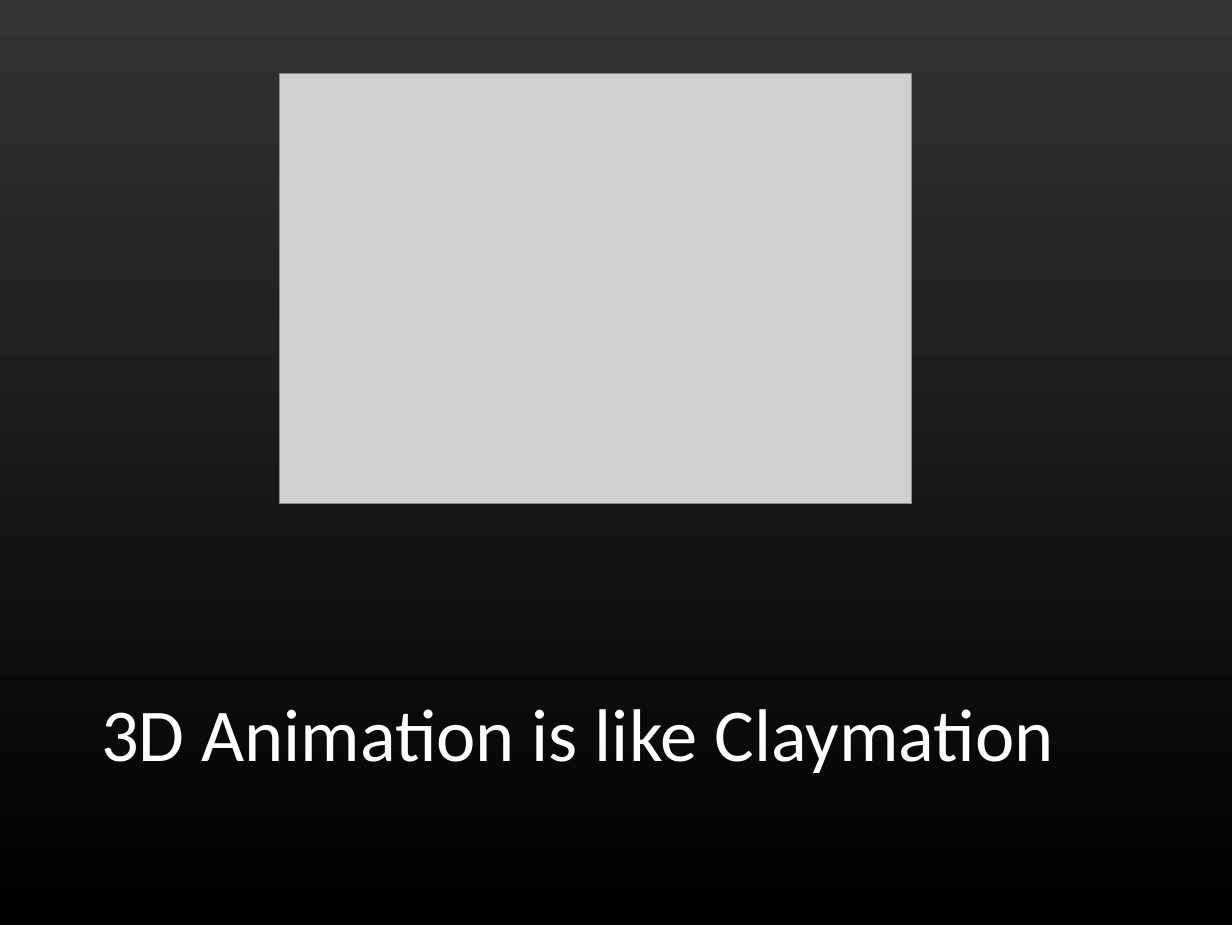
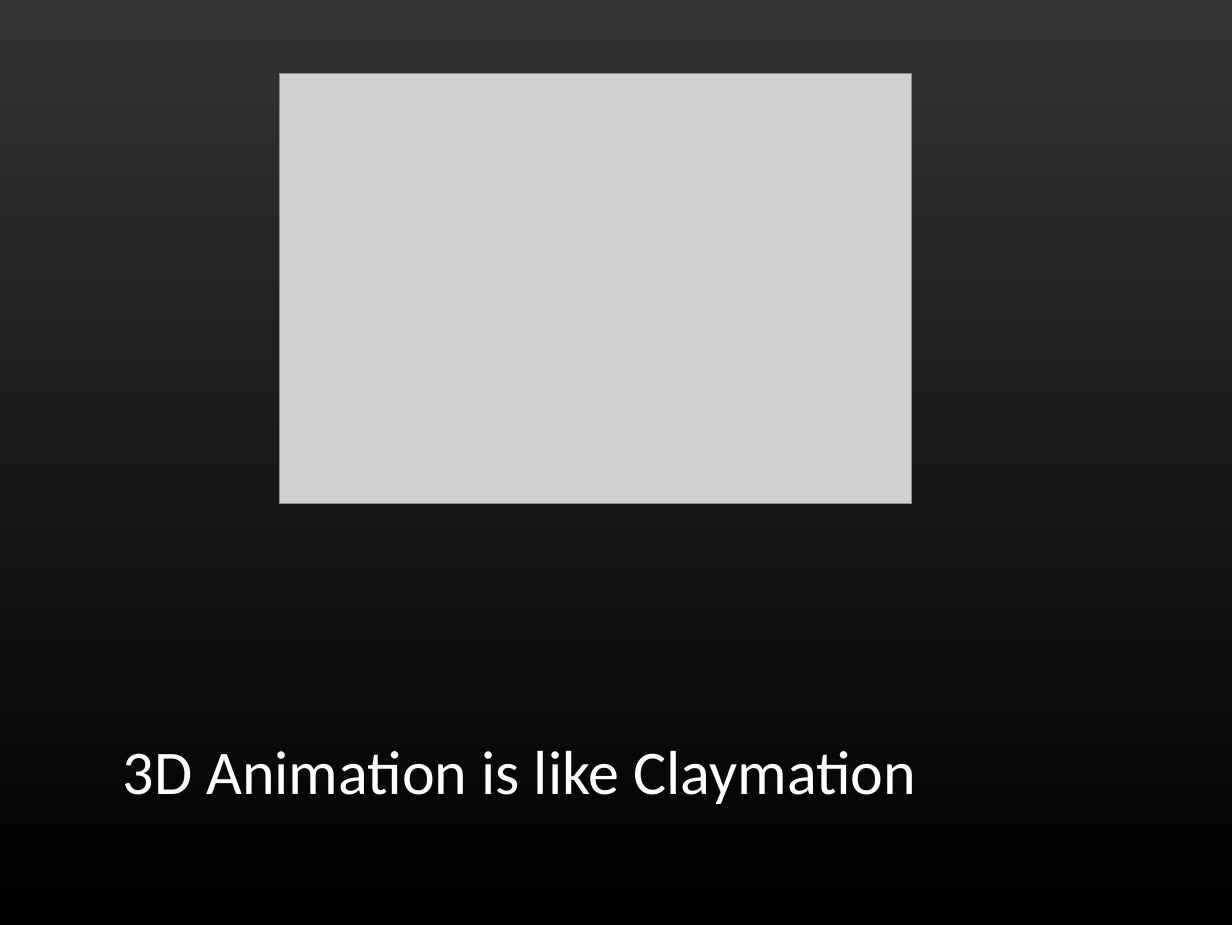
Before and after one commit to shegeek/teapots_can_fly, a slide deck: slide 3 of slides/teapots0.odp. Drawn at 1232x925 pixels with LibreOffice and Linux fonts; fonts in the diff are those of the drawing; grey boxes stand for pictures. Boxes give left, top, right and bottom in pixels: in the first picture for what was removed or moved away, otherwise in the second. Text is boxed around its words. In the diff, an @@ line names an element or a change of style, - is before the commit and + after.

```diff
--- a/slides/teapots0.odp
+++ b/slides/teapots0.odp
@@ text "3D Animation is like Claymation": place and size @@
-text "3D Animation is like Claymation" at [101,709,1053,773]
+text "3D Animation is like Claymation" at [123,751,916,804]
@@ text "3D Animation is like Claymation" at [123,751,916,804]: size 48 to 40 pt @@
```
Also in this commit, not shown: 4 other slides changed.
